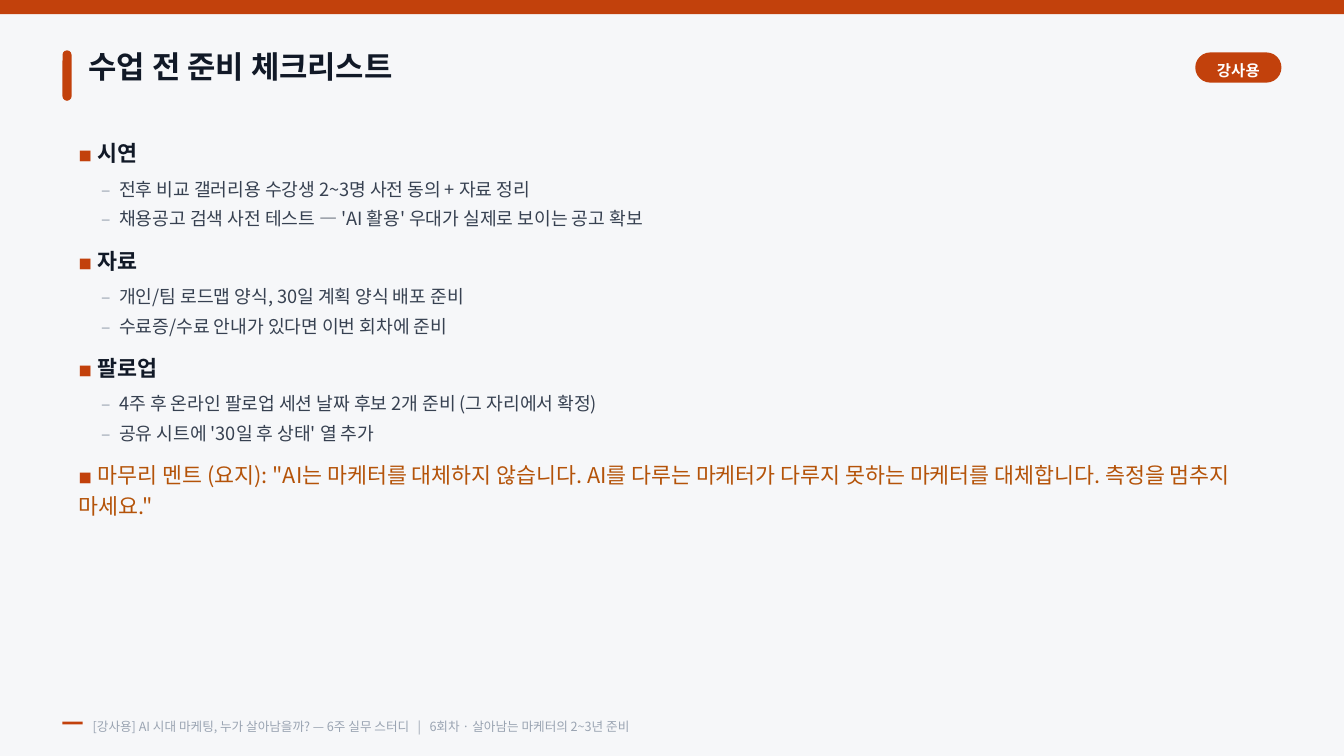
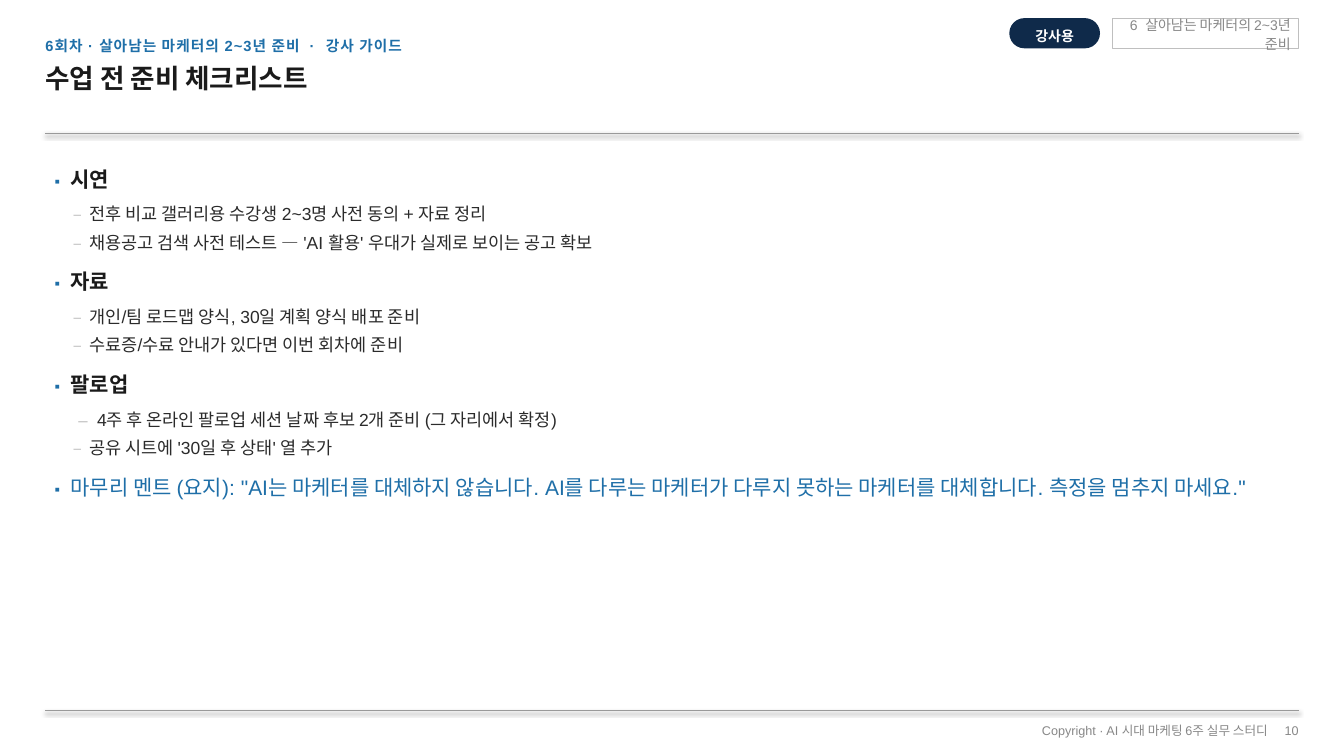
Before and after one commit to recon9973-lang/Design-resources-repository, a slide deck: slide 10 of ai-marketing-6week/강사용/6회차_강사용_미션_시연가이드.pptx. Drawn at 1344x756 pixels with LibreOffice and Linux fonts; fonts in the diff are those of the drawing. Boxes give left, top, right and bottom in pixels: in the first picture for what was removed or moved away, otherwise in the second. Text is boxed around its words. In the diff, an @@ line names an element or a change of style, - is before the commit and + after.

```diff
--- a/ai-marketing-6week/강사용/6회차_강사용_미션_시연가이드.pptx
+++ b/ai-marketing-6week/강사용/6회차_강사용_미션_시연가이드.pptx
@@ rectangle removed at (0, 0, 1344, 756) @@
@@ rectangle removed at (0, 0, 1344, 14) @@
@@ text "강사용": place and size @@
-text "강사용" at (1217, 63, 1260, 78)
+text "강사용" at (1035, 29, 1074, 43)
@@ text "강사용" at (1035, 29, 1074, 43): size 11 to 10 pt, font Noto Sans CJK KR to Arial, letter spacing 0.2 to 0 pt @@
@@ rounded rectangle added at (1009, 18, 1100, 48), fill #0F2A4A @@
@@ rectangle added at (1112, 18, 1299, 48), outline #BFBFBF 0.5 pt @@
@@ text added at (1130, 18, 1291, 50), 10 pt, text #888888 @@
+6 살아남는 마케터의 2~3년 준비
@@ text added at (45, 38, 402, 53), 10.5 pt, text #1F6FA8, bold @@
+6회차 · 살아남는 마케터의 2~3년 준비 · 강사 가이드
@@ rounded rectangle removed at (63, 50, 72, 101) @@
@@ rounded rectangle removed at (1196, 52, 1281, 83) @@
@@ text "수업 전 준비 체크리스트": place and size @@
-text "수업 전 준비 체크리스트" at (89, 52, 392, 81)
+text "수업 전 준비 체크리스트" at (45, 65, 308, 91)
@@ text "수업 전 준비 체크리스트" at (45, 65, 308, 91): size 22 to 19 pt, font Noto Sans CJK KR to Arial, text colour #111927 to #1A1A1A; line spacing 1.14 to 1.04 @@
@@ line added from (45, 133) to (1299, 133), #999999 0.75 pt @@
@@ text "▪ 시연": place and size @@
-text "▪ 시연" at (79, 142, 1230, 516)
+text "▪ 시연" at (71, 169, 1245, 499)
@@ text at (71, 169, 110, 189): text changed; size 15.5 to 15 pt; font Noto Sans CJK KR to Arial; text colour #111927 to #1A1A1A @@
-■ 시연
+▪ 시연
@@ text at (89, 205, 593, 456): size 12.5 to 12 pt, text colour #9AA4B2 to #BFBFBF in "–", "–", "–", "–" and 2 more places; size 13 to 12.5 pt, text colour #374151 to #2B2B2B in "전후 비교 갤러리용 수강생 2~3명 사전 동의 ...", "채용공고 검색 사전 테스트 — 'AI 활용' ...", "개인/팀 로드맵 양식, 30일 계획 양식 배포 ...", "수료증/수료 안내가 있다면 이번 회차에 준비" and 2 more places; font Noto Sans CJK KR to Arial in "– 전후 비교 갤러리용 수강생 2~3명 사전 ...", "– 채용공고 검색 사전 테스트 — 'AI ...", "– 개인/팀 로드맵 양식, 30일 계획 양식 ...", "– 수료증/수료 안내가 있다면 이번 회차에 준비" and 2 more places @@
@@ text at (71, 271, 110, 291): text changed; size 15.5 to 15 pt; font Noto Sans CJK KR to Arial; text colour #111927 to #1A1A1A @@
-■ 자료
+▪ 자료
@@ text at (71, 374, 129, 394): text changed; size 15.5 to 15 pt; font Noto Sans CJK KR to Arial; text colour #111927 to #1A1A1A @@
-■ 팔로업
+▪ 팔로업
@@ text at (71, 477, 1245, 499): text changed; size 15.5 to 15 pt; font Noto Sans CJK KR to Arial; text colour #B45309 to #1F6FA8 @@
-■ 마무리 멘트 (요지): "AI는 마케터를 대체하지 않습니다. AI를 다루는 마케터가 다루지 못하는 마케터를 대체합니다. 측정을 멈추지 마세요."
+▪ 마무리 멘트 (요지): "AI는 마케터를 대체하지 않습니다. AI를 다루는 마케터가 다루지 못하는 마케터를 대체합니다. 측정을 멈추지 마세요."
@@ line added from (45, 711) to (1299, 711), #999999 0.5 pt @@
@@ rectangle removed at (63, 722, 83, 725) @@
@@ text "Copyright · AI 시대 마케팅 ..." at (1042, 724, 1299, 738): vertical alignment middle to top @@
@@ text at (1042, 724, 1299, 738): text changed; font Noto Sans CJK KR to Arial; text colour #9AA4B2 to #888888 @@
-[강사용] AI 시대 마케팅, 누가 살아남을까? — 6주 실무 스터디 | 6회차 · 살아남는 마케터의 2~3년 준비
+Copyright · AI 시대 마케팅 6주 실무 스터디 10
```
Also in this commit, not shown: 9 other slides changed, 14 other files.
